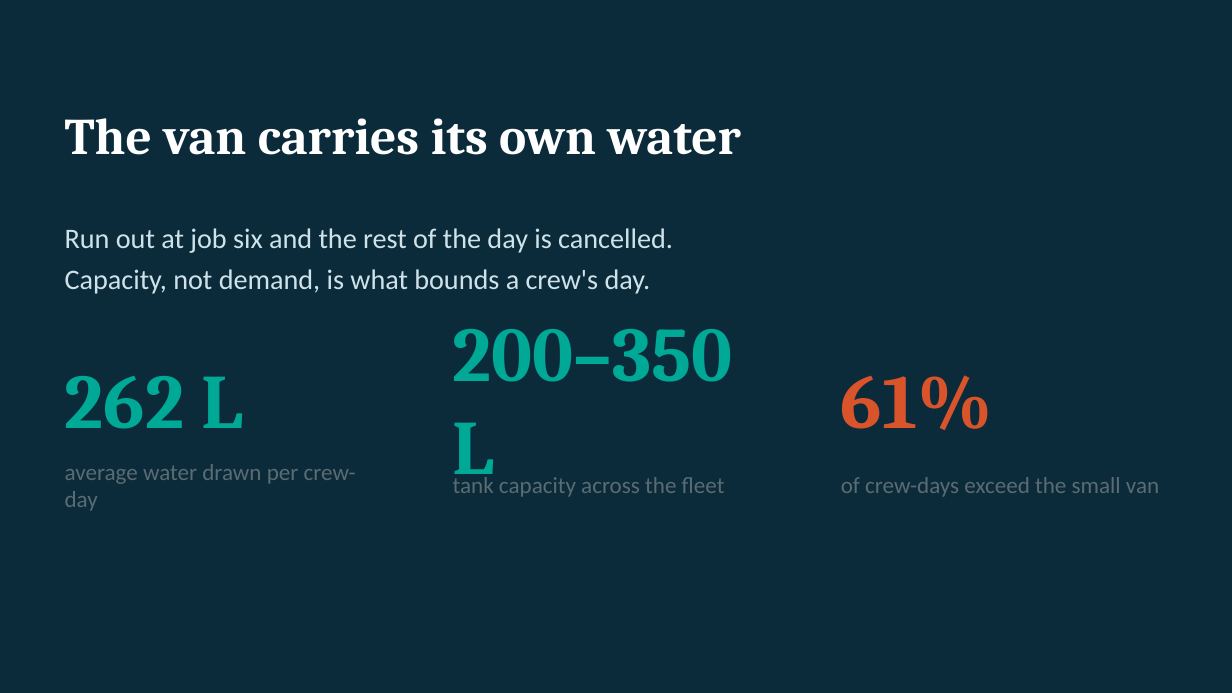
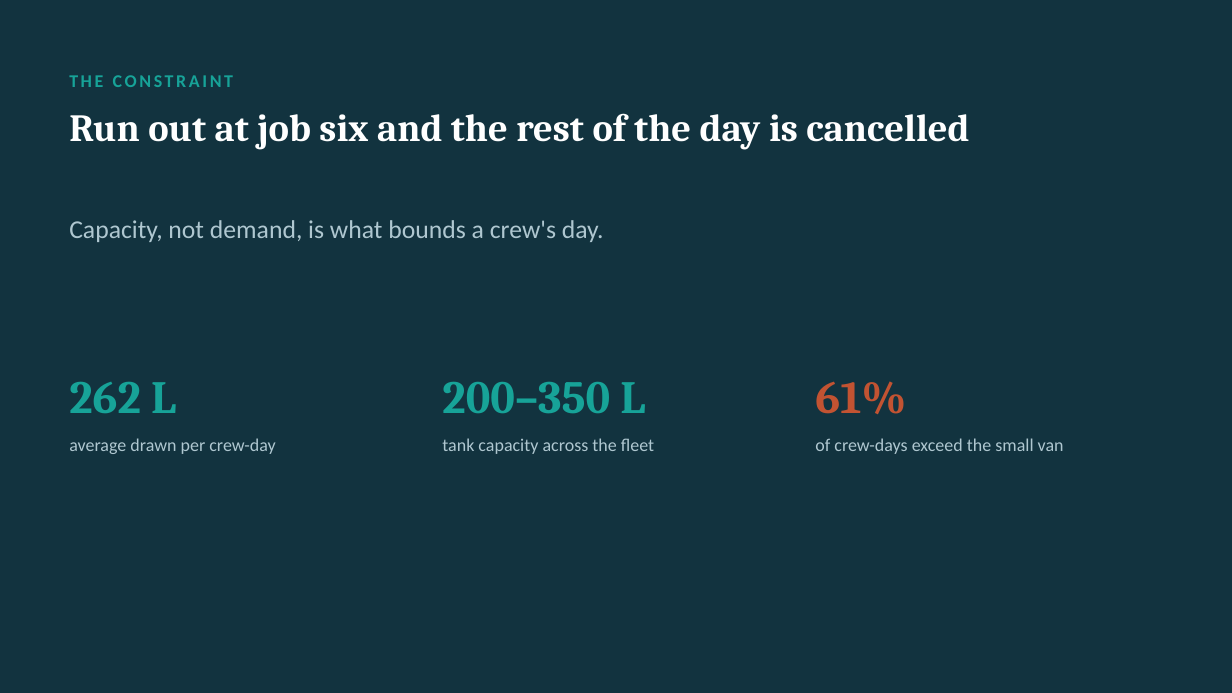
Before and after one commit to namanphogat0003-commits/doorstep-A07-water-supplies, a slide deck: slide 2 of paper/A7_slides.pptx. Drawn at 1232x693 pixels with LibreOffice and Linux fonts; fonts in the diff are those of the drawing. Boxes give left, top, right and bottom in pixels: in the first picture for what was removed or moved away, otherwise in the second. Text is boxed around its words. In the diff, an @@ line names an element or a change of style, - is before the commit and + after.

```diff
--- a/paper/A7_slides.pptx
+++ b/paper/A7_slides.pptx
@@ background #0B2B3A to #12333F @@
@@ vertical alignment middle to top in 3 elements at box(69, 113, 969, 150), box(69, 438, 275, 454), box(69, 75, 233, 87) @@
@@ text at box(69, 75, 233, 87): text changed; size 40 to 14 pt; font Cambria to Calibri; text colour #FFFFFF to #17A398 @@
-The van carries its own water
+THE CONSTRAINT
@@ text at box(69, 113, 969, 150): text changed; size 22 to 30 pt; font Calibri to Cambria; text colour #CFE2E9 to #FFFFFF; bold on @@
-Run out at job six and the rest of the day is cancelled.
-Capacity, not demand, is what bounds a crew's day.
+Run out at job six and the rest of the day is cancelled
@@ text added at box(69, 220, 604, 242), 20 pt, text #AFC7D0 @@
+Capacity, not demand, is what bounds a crew's day.
@@ text "262 L" at box(69, 382, 176, 413): size 60 to 36 pt, text colour #00A896 to #17A398; line spacing 1 to 38pt; vertical alignment middle to top @@
@@ text "200–350 L" at box(442, 382, 645, 413): size 60 to 36 pt, text colour #00A896 to #17A398; line spacing 1 to 38pt; vertical alignment middle to top @@
@@ text "200–350 L": place and size @@
-text "200–350 L" at box(453, 329, 733, 490)
+text "200–350 L" at box(442, 382, 645, 413)
@@ text "61%": place and size @@
-text "61%" at box(841, 375, 993, 430)
+text "61%" at box(815, 381, 906, 414)
@@ text "61%" at box(815, 381, 906, 414): size 60 to 36 pt, text colour #D9532B to #C25332; line spacing 1 to 38pt; vertical alignment middle to top @@
@@ text at box(69, 438, 275, 454): text changed; size 18 to 14 pt; text colour #5A6B73 to #AFC7D0 @@
-average water drawn per crew-day
+average drawn per crew-day
@@ text "tank capacity across the fleet" at box(442, 438, 654, 454): size 18 to 14 pt, text colour #5A6B73 to #AFC7D0; line spacing 1 to 18pt; vertical alignment middle to top @@
@@ text "tank capacity across the fleet": place and size @@
-text "tank capacity across the fleet" at box(453, 477, 725, 497)
+text "tank capacity across the fleet" at box(442, 438, 654, 454)
@@ text "of crew-days exceed the small ...": place and size @@
-text "of crew-days exceed the small ..." at box(841, 477, 1159, 497)
+text "of crew-days exceed the small ..." at box(815, 438, 1064, 454)
@@ text "of crew-days exceed the small ..." at box(815, 438, 1064, 454): size 18 to 14 pt, text colour #5A6B73 to #AFC7D0; line spacing 1 to 18pt; vertical alignment middle to top @@
```
Also in this commit, not shown: 11 other slides changed, 5 other files.
